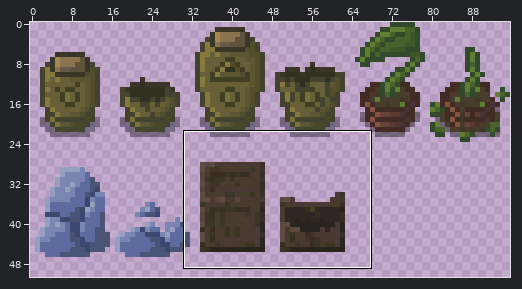
Sprite sheet: Assets/Sprites/ObjectSprites/DI_Items_Sheet.png. Above, an overview of the earlier version with the close-up marked.
Close-up. Old version:
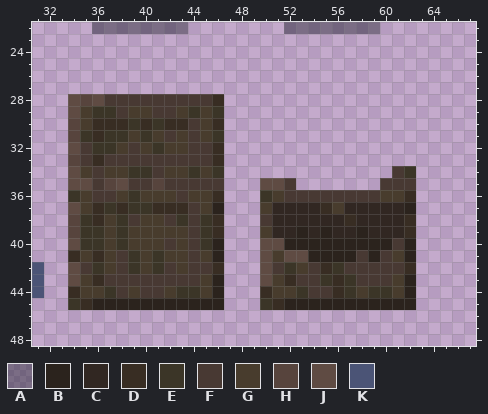
The file is 96x72 pixels. Colours within 5 levels of each other are drawn and written as one. Shown: x 31..67, y 22..48. The wide view leaves out empty margins.
Palette (. is transparent): A #080d1563  B #2b231d  C #312722  D #382d23  E #3b3527  F #483933  G #483c2d  H #57443d  J #5f4b43  K #4b5476
New version:
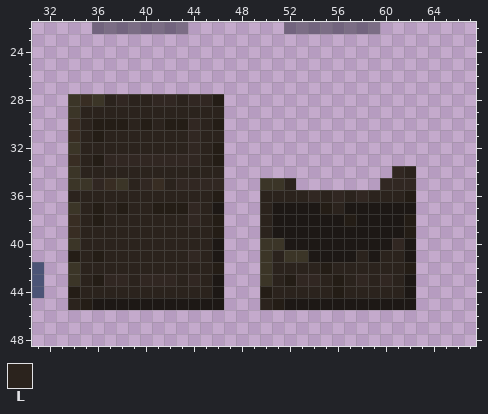
Colours new in this view: L #2b231d
Message: Darker Crates Yay!
Edits made:
@@ palette @@
-B #2b231d
+B #1d1815
-D #382d23
+D #241d16
-H #57443d
+H #382d23
@@ x 31..67 @@
 27 .....................................
-28 ...JHJFFFFFFFFFD.....................
-29 ...JGEEFGGFFGEGE.....................
-30 ...HGDDDEDEDDFGD.....................
-31 ...HEDEEGEGFGFGE.....................
-32 ...JFEEGFGEGGFFD.....................
-33 ...HFDFFFFFFFFFD.....................
-34 ...JGFGGEEFGGEGE..............FE.....
-35 ...JJFHJFFHFFFFF...JJF.......FFF.....
-36 ...EGFFGEGGGFGGD...EGFFFFFFFFGGD.....
-37 ...JGDEDEEDDDFGB...GCCCCDGCCCCCB.....
-38 ...HEDGEFGGFEFED...FCCCCCCDCCCCD.....
-39 ...HEEGEGGGGGFED...GCCBCBCCBCCCD.....
-40 ...JEEGEGGGFGFEB...JJBBBBBBBBBFB.....
-41 ...DGDGFEGEGGFGB...JGJJBBBBFBFGB.....
-42 K..JFEGFEGEFGFFD...JFEGFDEFFFFFD.....
-43 K..JGDFFFFFFFFGB...JGDFFEDEFFFGB.....
-44 K..DGGEFGFFGEEGB...DGGEFFDEGEEGB.....
-45 ...EDBBBBBBBBBBB...EDBBBBBBBBBBB.....
+28 ...EHELCLLCCLCCD.....................
+29 ...ELLLLLLLLLLLL.....................
+30 ...HLDDDLDLDDCLD.....................
+31 ...HLDLLLLLLLCLL.....................
+32 ...ELLLLLLLLLCLD.....................
+33 ...HLDCCCCCCCCLD.....................
+34 ...ELLLLLLLLLLLL..............CL.....
+35 ...EECHELCHLCCCC...EEL.......CCC.....
+36 ...LLLLLLLLLLLLD...LLLLCLCLCLLLD.....
+37 ...ELDLDLLDDDCLB...LBBBBDLBBBBBB.....
+38 ...HLDLLLLLLLCLD...LBBBBBBDBBBBD.....
+39 ...HLLLLLLLLLLLD...LBBBBBBBBBBBD.....
+40 ...ELLLLLLLLLLLB...EEBBBBBBBBBCB.....
+41 ...DLDLLLLLLLCLB...ELEEBBBBLBLLB.....
+42 K..ELLLLLLLLLLLD...ELLLLDLLLLLLD.....
+43 K..ELDCCLCCCLCLB...ELDCCLDLCLCLB.....
+44 K..DLLLLLLLLLLLB...DLLLLLDLLLLLB.....
+45 ...LDBBBBBBBBBBB...LDBBBBBBBBBBB.....
 46 .....................................
Changed places in both close-ups, as pixel boxes (x1, y1, x2, y2):
changed: (68, 94, 416, 310)
